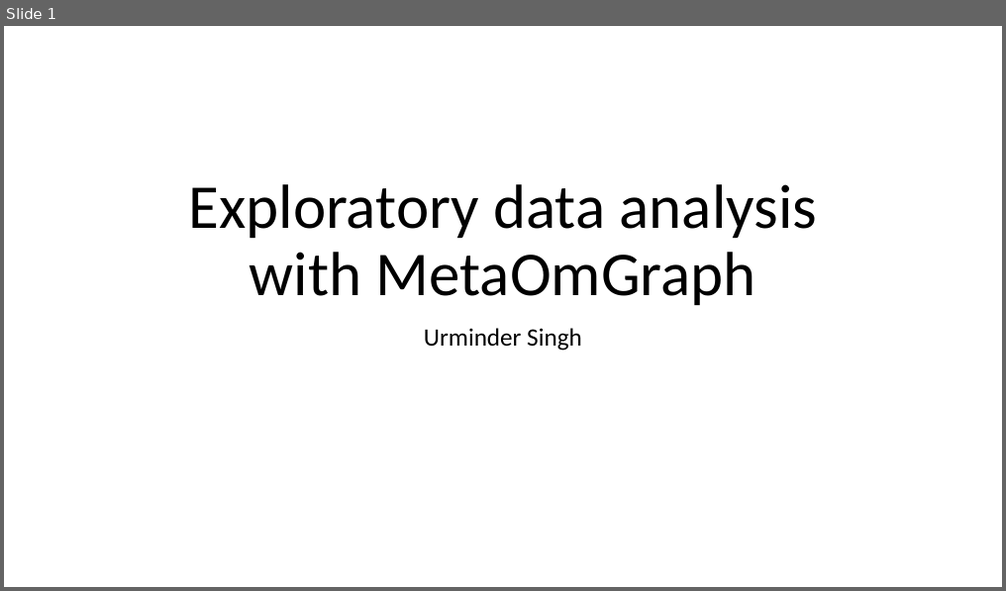
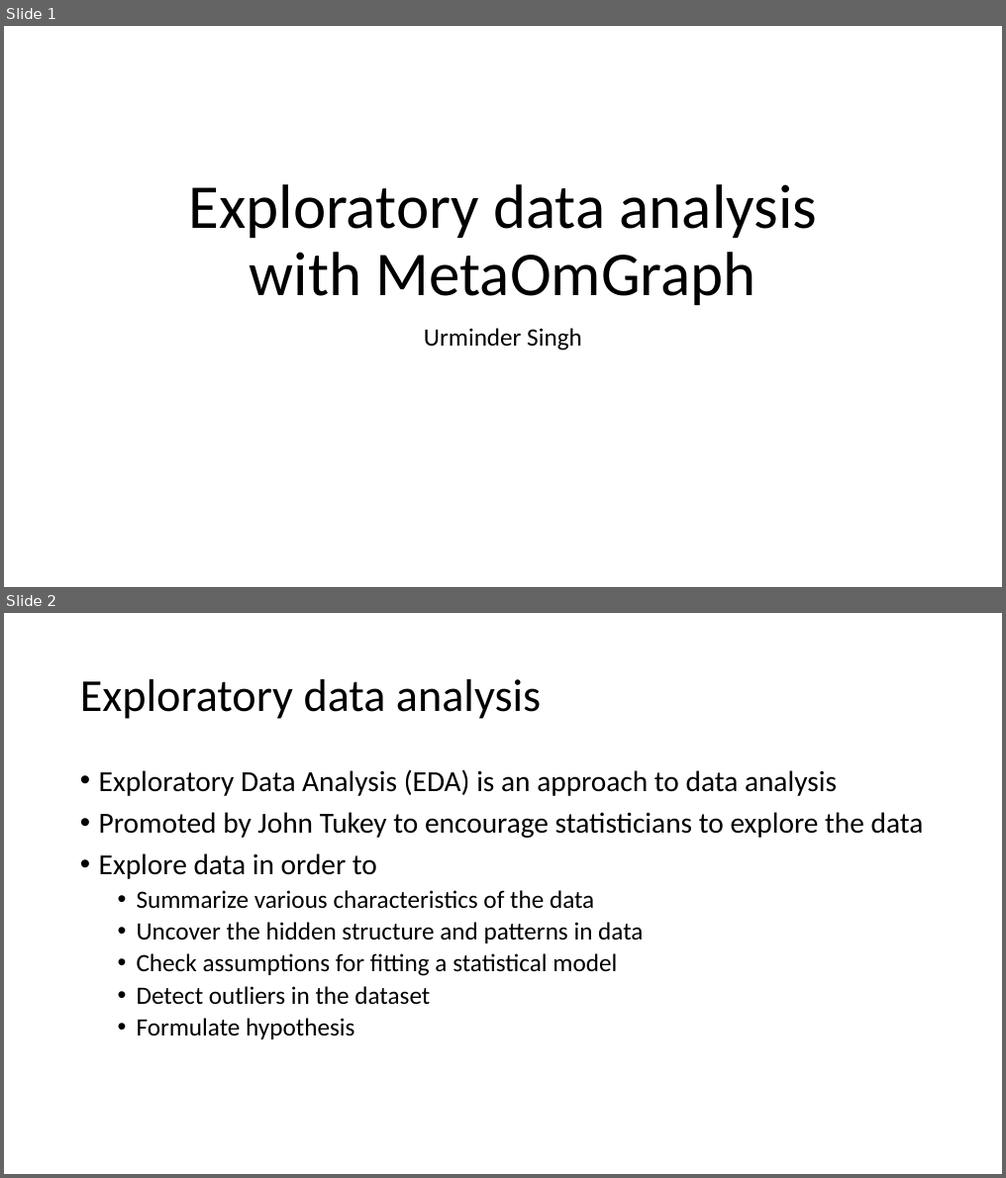
Before and after one commit to urmi-21/MOGtutorial, a slide deck: EDA_MOG.pptx. Shown one above the other, each under a label of ours: slide 1 before the commit, slides 1 and 2 after it. The pictures are 1006x591 and 1006x1178 pixels, drawn with LibreOffice and Linux fonts; fonts in the diff are those of the drawing. Boxes give left, top, right and bottom in pixels: in the first picture for what was removed or moved away, otherwise in the second. Text is boxed around its words. In the diff, an @@ line names an element or a change of style, - is before the commit and + after.

Commit message:
ppt1

```diff
--- a/EDA_MOG.pptx
+++ b/EDA_MOG.pptx
@@ slide 2 added at (4,613,1002,1174), background #FFFFFF @@
@@ title added at (80,679,541,719), 44 pt, text #000000 @@
+Exploratory data analysis
@@ text added at (99,769,924,1040), 24 pt, text #000000 @@
+• Exploratory Data Analysis (EDA) is an approach to data analysis
+• Promoted by John Tukey to encourage statisticians to explore the data
+• Explore data in order to
+  • Summarize various characteristics of the data
+  • Uncover the hidden structure and patterns in data
+  • Check assumptions for fitting a statistical model
+  • Detect outliers in the dataset
+  • Formulate hypothesis
```
Also in this commit, not shown: 2 other slides added, 1 slide removed.
